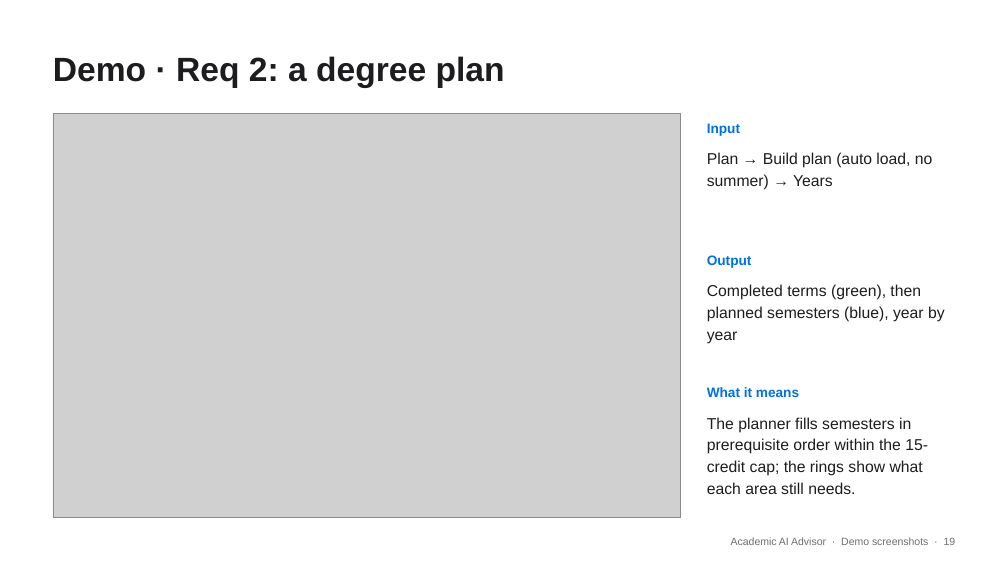
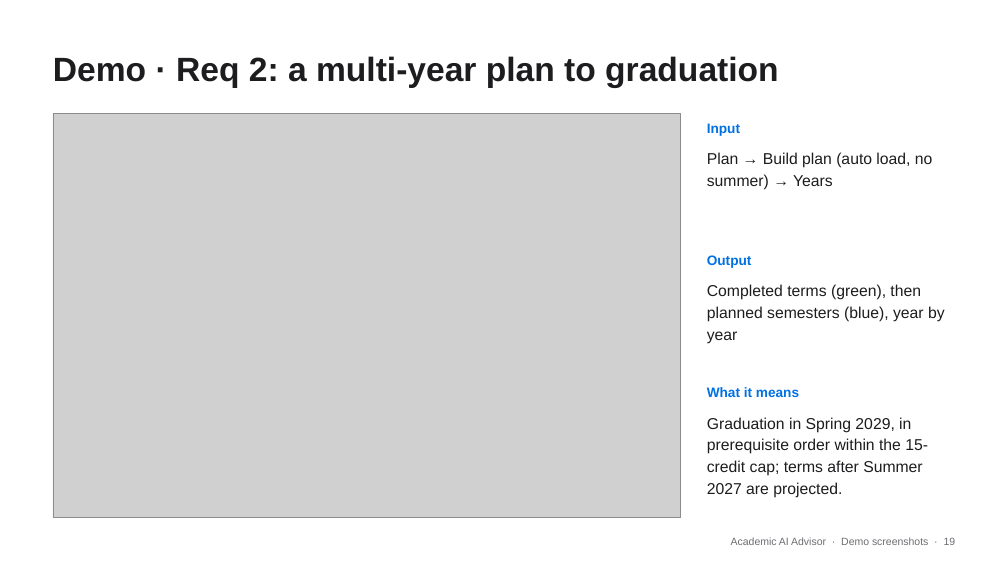
Before and after one commit to JordanTaylorGit/CSE-4392-AI-Academic-Advisor, a slide deck: slide 19 of deliverables/AI_Advisor_Presentation.pptx. Drawn at 1008x567 pixels with LibreOffice and Linux fonts; fonts in the diff are those of the drawing; grey boxes stand for pictures. Boxes give left, top, right and bottom in pixels: in the first picture for what was removed or moved away, otherwise in the second. Text is boxed around its words. In the diff, an @@ line names an element or a change of style, - is before the commit and + after.

```diff
--- a/deliverables/AI_Advisor_Presentation.pptx
+++ b/deliverables/AI_Advisor_Presentation.pptx
@@ text at (x1=53, y1=56, x2=778, y2=88): text changed @@
-Demo · Req 2: a degree plan
+Demo · Req 2: a multi-year plan to graduation
@@ text at (x1=707, y1=417, x2=928, y2=498): text changed @@
-The planner fills semesters in prerequisite order within the 15-credit cap; the rings show what each area still needs.
+Graduation in Spring 2029, in prerequisite order within the 15-credit cap; terms after Summer 2027 are projected.
```
Also in this commit, not shown: 7 other slides changed, 20 other files.
